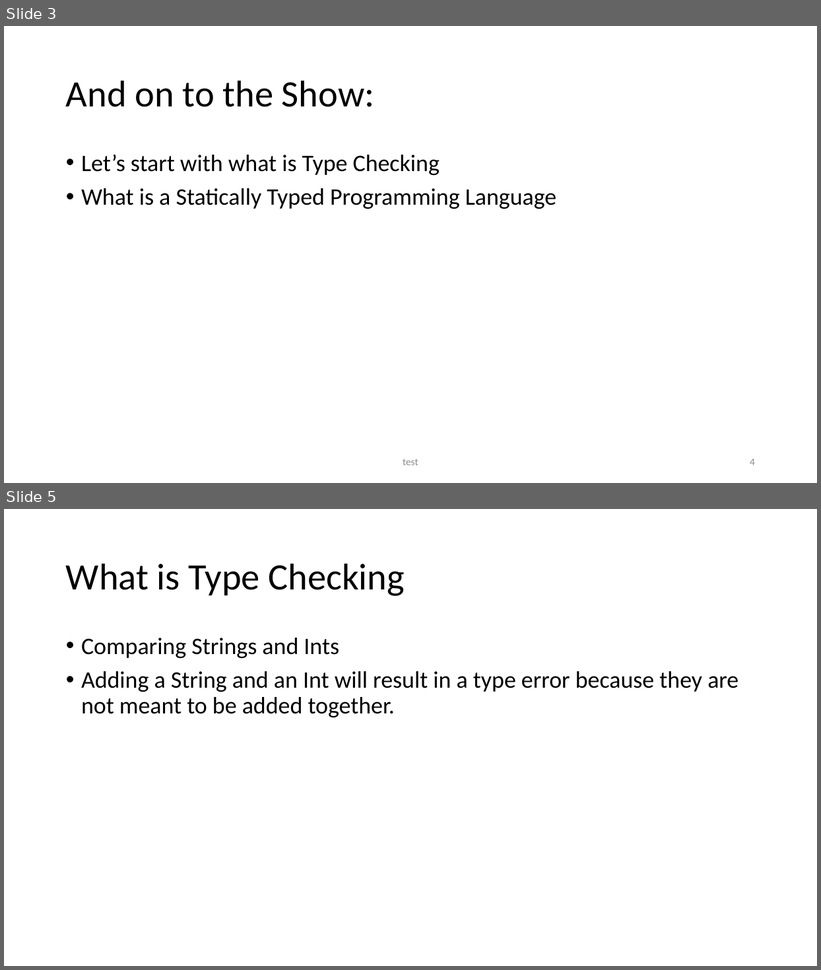
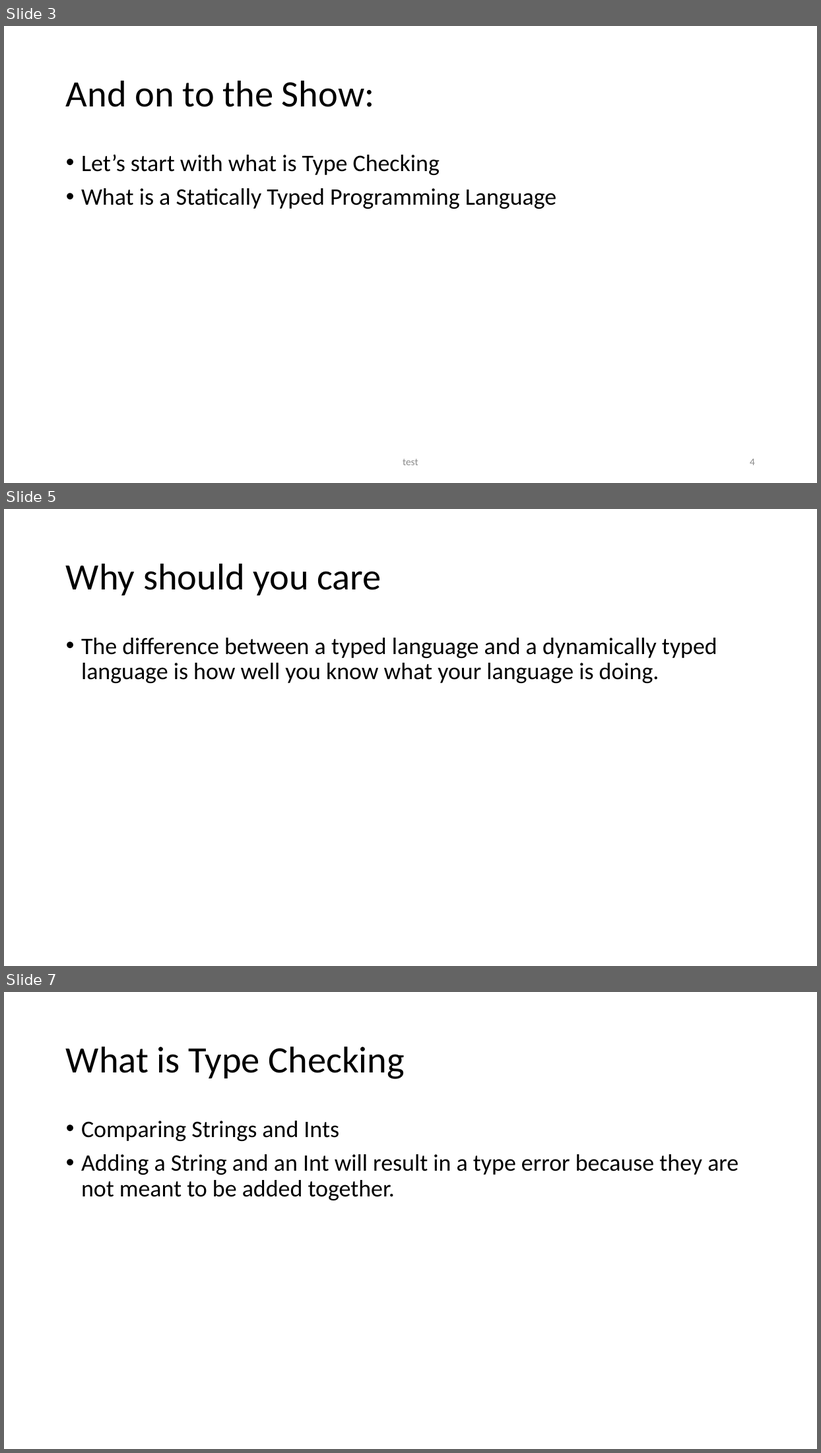
Before and after one commit to seanwestfall/algorithm_w_presentation, a slide deck: Presentation1.pptx. Shown one above the other, each under a label of ours: slides 3 and 5 before the commit, slides 3, 5 and 7 after it; the slides between them are not shown. The pictures are 821x970 and 821x1453 pixels, drawn with LibreOffice and Linux fonts; fonts in the diff are those of the drawing. Boxes give left, top, right and bottom in pixels: in the first picture for what was removed or moved away, otherwise in the second. Text is boxed around its words. In the diff, an @@ line names an element or a change of style, - is before the commit and + after.

```diff
--- a/Presentation1.pptx
+++ b/Presentation1.pptx
@@ slide 5 added at (x1=4, y1=509, x2=817, y2=966), background #FFFFFF @@
@@ title added at (x1=66, y1=563, x2=382, y2=595), 44 pt, text #000000 @@
+Why should you care
@@ text added at (x1=81, y1=638, x2=717, y2=683), 28 pt, text #000000 @@
+• The difference between a typed language and a dynamically typed language is how well you know what your language is doing.
@@ what was slide 5 is now slide 7 @@
```
Also in this commit, not shown: 2 slides changed.
